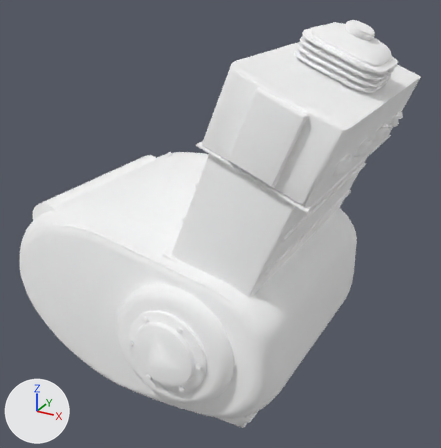
One commit to the glTF model Data/BikesV2/kits/kazeda_chopper__b_engine_finned_brass.glb: the scene before it, then after it.
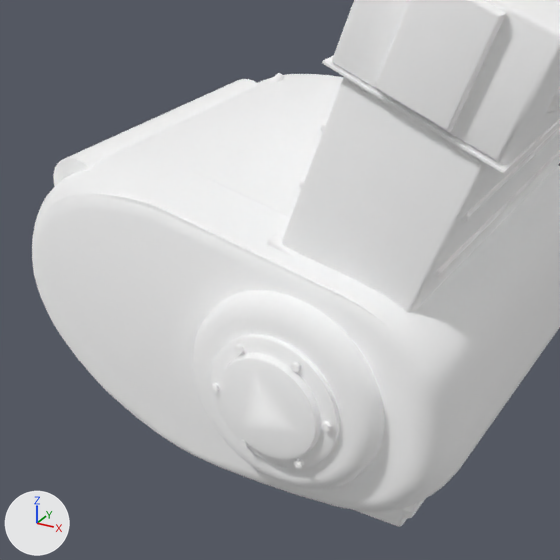
Each version appears first whole from a 50 mm lens placed at (1.237, -0.805, 0.877), pointed at (0.797, -0.005, 0.476), and next in a close-up on the part from 0% to 77% of the width and 24% to 100% of the height. Arrows for +X, +Y and +Z are at lower left; the lights stay in place. The older version's two pictures come first. Vertices at exactly the same position are counted once.

Names of what the first close-up shows: 'kazeda_chopper__b_engine_finned_brass'.
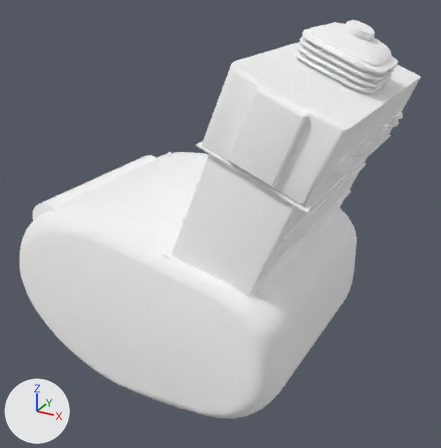
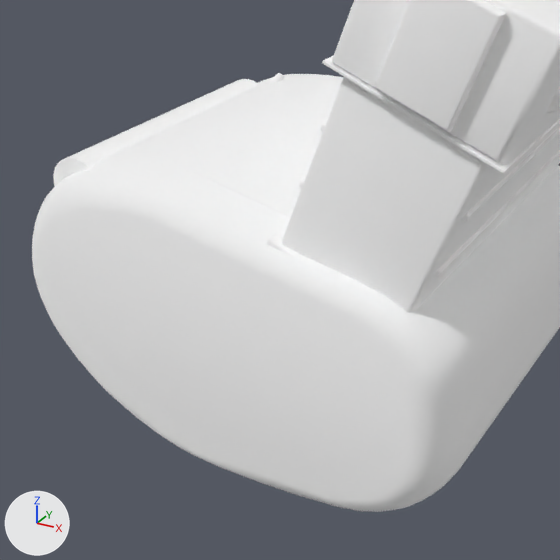
Location of each change, (x1, y1, x2, y2) in pixels of the close-ups (560 x 560 px):
'kazeda_chopper__b_engine_finned_brass', reshaped
    before: (32, 0, 560, 527)
    after: (32, 0, 560, 512)
part 1 of me_mesh_0, deleted
    before: (52, 193, 425, 527)

The edits, one by one:
me_mesh_0 is used by ob_kazeda_chopper__b_engine_finned_brass; location (0.0, 0.0, 0.0).
me_mesh_0 had 5591 vertices, 10718 faces and spanned x 0.515..1.05, y -0.235..0.24, z 0.215..0.801.
me_mesh_0 now has 3045 vertices, 5810 faces and spans x 0.515..1.05, y -0.2..0.206, z 0.235..0.801.
me_mesh_0 part 1: 46 loose pieces with 2546 vertices, spanning x 0.538..0.957, y -0.235..0.24, z 0.215..0.516, are deleted.
me_mesh_0 no longer uses material mat_s151 (white #ffffff).
me_mesh_0 no longer uses material mat_s152 (white #ffffff).
